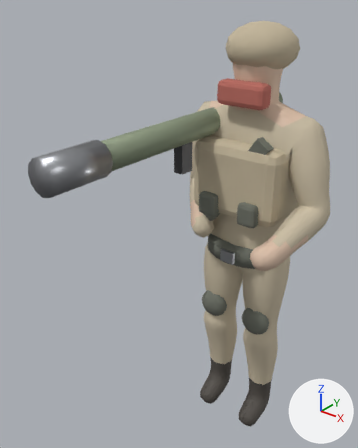
Before and after pictures for a commit that changed the glTF model models/units/shadow_inf_at.glb.
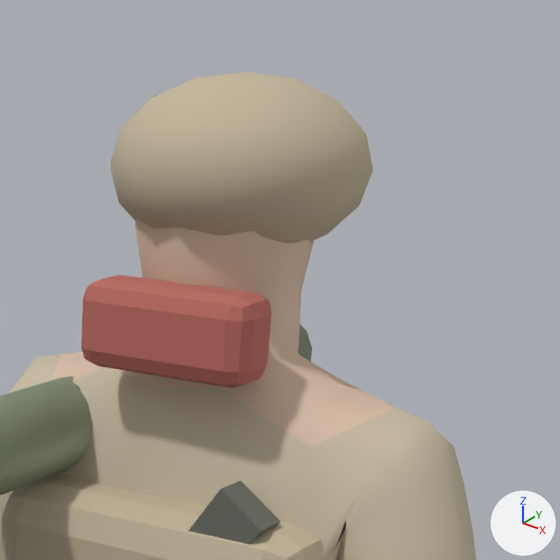
The first picture shows the older version from a 50 mm lens placed at (1.24, -2.16, 2.52), pointed at (-0.21, -0.36, 1.4). The close-ups show the older and then the newer version on the part from 54% to 99% of the width and 0% to 36% of the height of that picture. Only the edits that show in the close-ups are written down. Lighting does not change. The marker at lower right points along +X, +Y and +Z. Where no turn or scale is listed for an object, it has been applied to the vertices.

The older version as bpy lines, for what is in view:
```python
me_body = bpy.data.meshes.new('Body')
me_body.from_pydata(...)  # 814 vertices, 1624 faces; spans x -0.41..0.46, y -0.42..0.16, z 0.01..2.33
# faces by material slot: [1164, 220, 240]
me_body.materials.append(mat_teamuniform)  # beige #cbbfa6
me_body.materials.append(mat_skin)  # beige #ddc0aa
me_body.materials.append(mat_boots)  # dark grey #504b45
me_cylinder_001 = bpy.data.meshes.new('Cylinder.001')
me_cylinder_001.from_pydata(...)  # a 14-sided cylinder along y spanning x -0.271..-0.145, y -0.943..0.552, z 1.885..2.015
me_cylinder_001.materials.append(mat_launcher)  # greyish green #89957c
me_sphere = bpy.data.meshes.new('Sphere')
me_sphere.from_pydata(...)  # a UV sphere (16 segments, 8 rings, poles along z) spanning x -0.175..0.176, y -0.162..0.189, z 2.184..2.418
me_sphere.materials.append(mat_cloth)  # beige #c4b69b
ob_body = bpy.data.objects.new('Body', me_body)
ob_body.location = (0.0, 0.0, 0.0)
ob_launcher = bpy.data.objects.new('Launcher', me_cylinder_001)
ob_launcher.location = (0.0, 0.003, -0.063)
ob_turban = bpy.data.objects.new('Turban', me_sphere)
ob_turban.location = (0.0, 0.0, -0.051)
# also in view: 'Vest' at (0.0, -0.04, 1.63); 'Bandolier' at (0.0, -0.17, 1.63); 'Scarf' at (0.0, -0.13, 2.05)
```
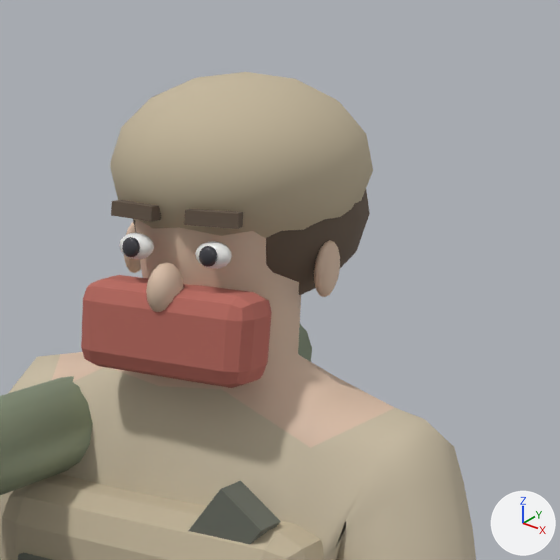
Edits to the bpy script that builds the scene:
```text
Add me_cube_003_1:
    me_cube_003_1.from_pydata([(0.025, -0.161, 2.2464), (0.025, -0.161, 2.2646), (0.0217, -0.143, 2.2464), (0.0217, -0.143, 2.2646), (0.0953, -0.1482, 2.2464), (0.0953, -0.1482, 2.2646), (0.092, -0.1302, 2.2464), (0.092, -0.1302, 2.2646)], [], [(0, 1, 3), (0, 3, 2), (2, 3, 7), (2, 7, 6), (6, 7, 5), (6, 5, 4), (4, 5, 1), (4, 1, 0), (2, 6, 4), (2, 4, 0), (7, 3, 1), (7, 1, 5)])
    me_cube_003_1.materials.append(mat_hair)  # brown #69594b
Add me_cube_002_1:
    me_cube_002_1.from_pydata([(-0.0953, -0.1482, 2.2464), (-0.0953, -0.1482, 2.2646), (-0.092, -0.1302, 2.2464), (-0.092, -0.1302, 2.2646), (-0.025, -0.161, 2.2464), (-0.025, -0.161, 2.2646), (-0.0217, -0.143, 2.2464), (-0.0217, -0.143, 2.2646)], [], [(0, 1, 3), (0, 3, 2), (2, 3, 7), (2, 7, 6), (6, 7, 5), (6, 5, 4), (4, 5, 1), (4, 1, 0), (2, 6, 4), (2, 4, 0), (7, 3, 1), (7, 1, 5)])
    me_cube_002_1.materials.append(mat_hair)  # brown #69594b
Add ob_pocketflap:
    ob_pocketflap = bpy.data.objects.new('PocketFlap', me_cube_052)  # 56 vertices, 108 faces; spans x -0.1852..-0.0618, y -0.2262..-0.2106, z 1.755..1.794; in mat_gear (grey #6c6f65)
    ob_pocketflap.location = (0.0, 0.003, -0.063)
Add ob_pupil_001:
    ob_pupil_001 = bpy.data.objects.new('Pupil.001', me_sphere_005)  # a UV sphere (16 segments, 8 rings, poles along z) spanning x 0.0455..0.0715, y -0.1612..-0.1456, z 2.197..2.223; in mat_pupil (dark grey #3f3f45)
    ob_pupil_001.location = (0.0, 0.0, -0.051)
Add ob_pupil:
    ob_pupil = bpy.data.objects.new('Pupil', me_sphere_002_1)  # a UV sphere (16 segments, 8 rings, poles along z) spanning x -0.0715..-0.0455, y -0.1612..-0.1456, z 2.197..2.223; in mat_pupil (dark grey #3f3f45)
    ob_pupil.location = (0.0, 0.0, -0.051)
Add ob_nose:
    ob_nose = bpy.data.objects.new('Nose', me_sphere_007)  # a UV sphere (16 segments, 8 rings, poles along z) spanning x -0.0221..0.0221, y -0.1878..-0.1293, z 2.1294..2.197; in mat_skin (beige #ddc0aa)
    ob_nose.location = (0.0, 0.0, -0.051)
Add ob_hair:
    ob_hair = bpy.data.objects.new('Hair', me_sphere_008)  # a UV sphere (16 segments, 8 rings, poles along z) spanning x -0.162..0.162, y -0.117..0.208, z 2.113..2.373; in mat_hair (brown #69594b)
    ob_hair.location = (0.0, 0.0, -0.051)
Add ob_eyew_001:
    ob_eyew_001 = bpy.data.objects.new('EyeW.001', me_sphere_004)  # a UV sphere (16 segments, 8 rings, poles along z) spanning x 0.0325..0.0845, y -0.1534..-0.1274, z 2.1931..2.2269; in mat_eyewhite (white #f3f3f1)
    ob_eyew_001.location = (0.0, 0.0, -0.051)
Add ob_eyew:
    ob_eyew = bpy.data.objects.new('EyeW', me_sphere_001_1)  # a UV sphere (16 segments, 8 rings, poles along z) spanning x -0.0845..-0.0325, y -0.1534..-0.1274, z 2.1931..2.2269; in mat_eyewhite (white #f3f3f1)
    ob_eyew.location = (0.0, 0.0, -0.051)
Add ob_ear_001:
    ob_ear_001 = bpy.data.objects.new('Ear.001', me_sphere_006)  # a UV sphere (16 segments, 8 rings, poles along z) spanning x 0.1362..0.1622, y -0.026..0.026, z 2.1476..2.2204; in mat_skin (beige #ddc0aa)
    ob_ear_001.location = (0.0, 0.0, -0.051)
Add ob_ear:
    ob_ear = bpy.data.objects.new('Ear', me_sphere_003)  # a UV sphere (16 segments, 8 rings, poles along z) spanning x -0.1622..-0.1362, y -0.026..0.026, z 2.1476..2.2204; in mat_skin (beige #ddc0aa)
    ob_ear.location = (0.0, 0.0, -0.051)
Add ob_brow_001:
    ob_brow_001 = bpy.data.objects.new('Brow.001', me_cube_003_1)
    ob_brow_001.location = (0.0, 0.0, -0.051)
Add ob_brow:
    ob_brow = bpy.data.objects.new('Brow', me_cube_002_1)
    ob_brow.location = (0.0, 0.0, -0.051)
```

Pixel boxes [x1, y1, x2, y2] of what changed, in the close-ups (560 x 560 px):
'Hair', added (brown): after [133, 190, 370, 295]
'Nose', added (beige): after [146, 263, 184, 312]
'Ear.001', added (beige): after [314, 240, 340, 297]
'Brow.001', added (brown): after [184, 209, 243, 229]
'Brow', added (brown): after [111, 200, 161, 221]
'EyeW.001', added: after [195, 241, 232, 269]
'EyeW', added: after [119, 233, 154, 259]
'Pupil.001', added: after [199, 246, 217, 267]
'Pupil', added: after [122, 237, 140, 257]
'Ear', added: after [124, 222, 141, 273]
'PocketFlap', added: after [18, 552, 52, 560]
